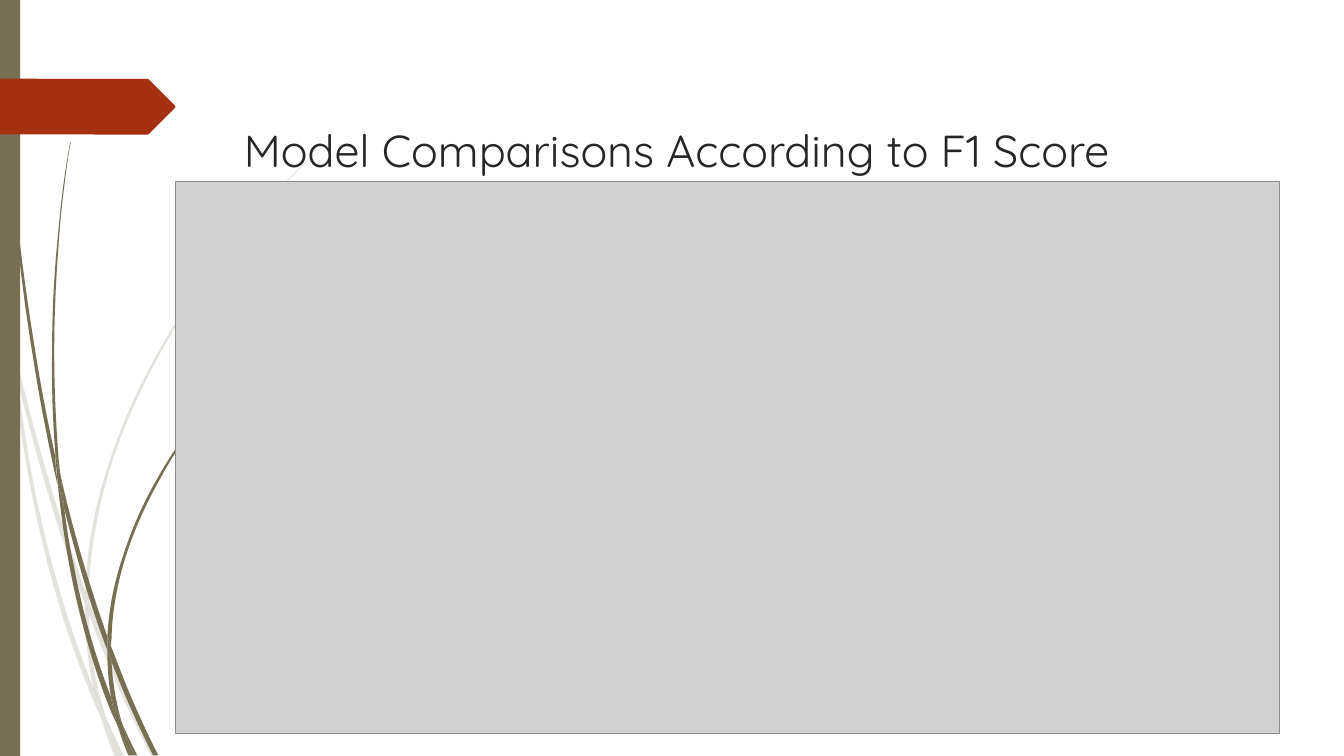
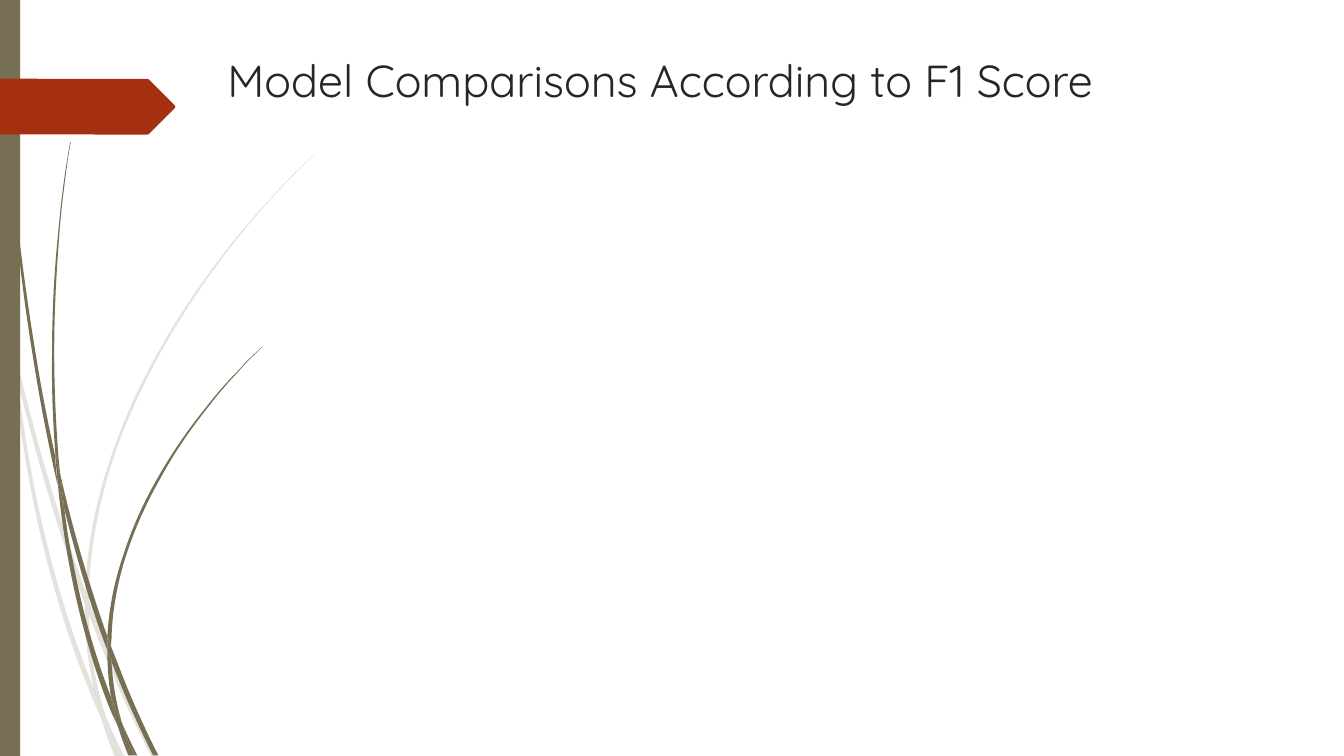
Before and after one commit to mnguyen494/Capstone-SpringBoard-2, a slide deck: slide 15 of Report/How to spot helpful reviews.pptx (slide 11 before the commit). Drawn at 1344x756 pixels with LibreOffice and Linux fonts; fonts in the diff are those of the drawing; grey boxes stand for pictures; background and template pictures are left out. Boxes give left, top, right and bottom in pixels: in the first picture for what was removed or moved away, otherwise in the second. Text is boxed around its words. In the diff, an @@ line names an element or a change of style, - is before the commit and + after.

```diff
--- a/Report/How to spot helpful reviews.pptx
+++ b/Report/How to spot helpful reviews.pptx
@@ title "Model Comparisons According to F1 ...": place and size @@
-title "Model Comparisons According to F1 ..." at (244, 134, 1109, 176)
+title "Model Comparisons According to F1 ..." at (227, 64, 1093, 106)
@@ picture removed at (175, 181, 1279, 734) @@
```
Also in this commit, not shown: 7 other slides changed, 4 slides added.
